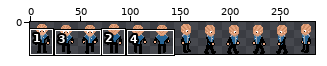
One commit to this sprite sheet: Orville/Assets/AllCharacters/Characters/Bortus.png. Above, an overview of the earlier version with the close-up marked.
Close-up. First the earlier version:
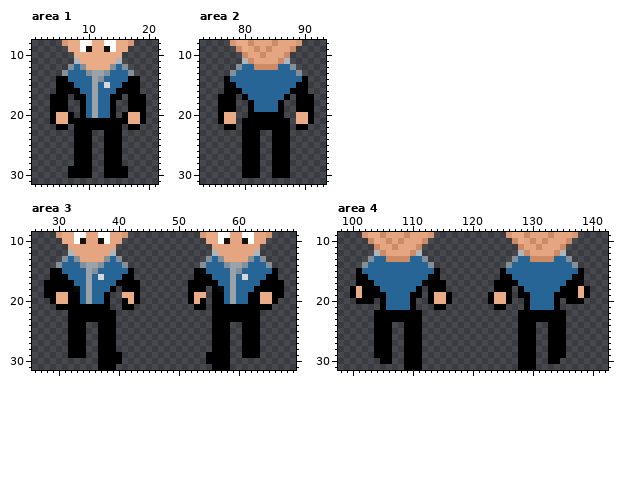
The file is 288x32 pixels. Colours within 5 levels of each other are drawn and written as one. Shown: area 1: x 1..21, y 8..31; area 2: x 73..93, y 8..31; area 3: x 26..69, y 9..31; area 4: x 98..142, y 9..31. The wide view leaves out empty margins. The commit also changed other parts of the picture, which this record leaves out.
After the commit:
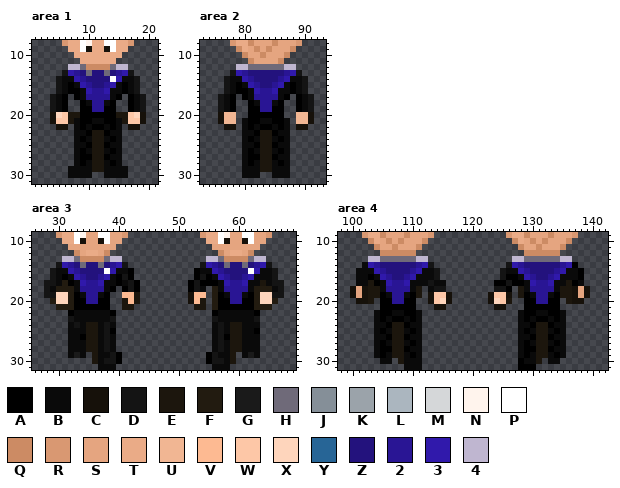
Palette (. is transparent): A #000000  B #0a0a0a  C #16110a  D #141414  E #1c160d  F #221b10  G #1a1a1a  H #6f6a79  J #858f98  K #9ba3aa  L #abb6bf  M #d5d7d9  N #fff4ed  P #ffffff  Q #cc8b64  R #d99872  S #e5a580  T #eaab87  U #f1b693  V #fdba92  W #fdc7a7  X #fed5bc  Y #276596  Z #23127d  2 #291594  3 #3019ab  4 #bfb6d0
Difference:
Area 1:
y 11: x 8 L -> .; x 15 L -> .
y 12: x 7..16 JYJTTTTJYJ -> 44HQQQQH44
y 13: x 6..17 JYYYJKKJYYYJ -> D32ZHZZHZ23D
y 14: x 5..18 AAYYYYKJYYYYAA -> DBB32ZZZZP3BBD
y 15: x 5..6 AA -> DB; x 8..15 YYYKYMYY -> B32ZZ23B; x 17..18 AA -> BD
y 16: x 5..6 AA -> DB; x 9..15 YYKYYYA -> B3223BB; x 17..18 AA -> BD
y 17: x 4..5 AA -> DB; x 9..14 AYKYYA -> B2222B; x 18..19 AA -> BD
y 18: x 4..5 AA -> DB; x 10..13 YKYY -> B22B; x 18..19 AA -> BD
y 19: x 4..5 AA -> DB; x 10..13 YKYY -> A22A; x 18..19 AA -> BD
y 20: x 4..8 ATTA. -> CXWEE; x 10..13 YKYY -> AAAA; x 15..19 .ATTA -> EEWXC
y 21: x 4..8 ATTAA -> CWWEB; x 11..12 AA -> BB; x 15..19 AATTA -> BEWWC
y 22: x 5..6 AA -> CC; x 8 A -> B; x 10 A -> B; x 13 A -> B; x 15 A -> B; x 17..18 AA -> CC
y 23: x 8..9 AA -> BB; x 11..12 .. -> EE; x 14..15 AA -> BB
y 24: x 8 A -> B; x 10..13 A..A -> BEEB; x 15 A -> B
y 25: x 8..9 AA -> BB; x 11..12 .. -> EE; x 14..15 AA -> BB
y 26: x 8 A -> B; x 10..13 A..A -> BEEB; x 15 A -> B
y 27: x 8 A -> B; x 11..12 .. -> EE; x 14..15 AA -> BB
y 28: x 8 A -> B; x 10..13 A..A -> BEEB; x 15 A -> B
y 29: x 7..16 AAAA..AAAA -> BBBBEEBBBB
y 30: x 7..10 AAAA -> BBBB; x 13..16 AAAA -> BBBB
Area 2:
y 11: x 80 L -> .; x 87 L -> .
y 12: x 79..88 JYYQQQQYYJ -> 44HHHHHH44
y 13: x 78..89 JYYYYYYYYYYJ -> D32ZZZZZZ23D
y 14: x 77..90 AYYYYYYYYYYYYA -> DBB32ZZZZ23BBD
y 15: x 77..90 AAYYYYYYYYYYAA -> DBAB32ZZ23BABD
y 16: x 77..78 AA -> DB; x 80..87 YYYYYYYY -> AB3223BB; x 89..90 AA -> BD
y 17: x 76..77 AA -> DB; x 81..86 YYYYYY -> B2222B; x 90..91 AA -> BD
y 18: x 76..77 AA -> DB; x 82..85 YYYY -> B22B; x 90..91 AA -> BD
y 19: x 76..77 AA -> DB; x 82..85 YYYY -> A22A; x 90..91 AA -> BD
y 20: x 76..78 ATT -> CUU; x 89..91 TTA -> UUC
y 21: x 76..78 ATT -> CUU; x 80 A -> B; x 83..84 AA -> BB; x 87 A -> B; x 89..91 TTA -> UUC
y 22: x 77..78 AA -> CC; x 80 A -> B; x 82 A -> B; x 85 A -> B; x 87 A -> B; x 89..90 AA -> CC
y 23: x 80..81 AA -> BB; x 83..84 .. -> EE; x 86..87 AA -> BB
y 24: x 80 A -> B; x 82..85 A..A -> BEEB; x 87 A -> B
y 25: x 80..81 AA -> BB; x 83..84 .. -> EE; x 86..87 AA -> BB
y 26: x 80 A -> B; x 82..85 A..A -> BEEB; x 87 A -> B
y 27: x 80 A -> B; x 83..84 .. -> EE; x 86..87 AA -> BB
y 28: x 80 A -> B; x 82..85 A..A -> BEEB; x 87 A -> B
y 29: x 80..87 AAA..AAA -> BBBEEBBB
y 30: x 80..82 AAA -> BBB; x 85..87 AAA -> BBB
Area 3:
y 12: x 32..33 LS -> .Q; x 35..36 SS -> TT; x 38..39 SL -> Q.; x 56..57 LS -> .Q; x 59..60 SS -> TT; x 62..63 SL -> Q.
y 13: x 31..40 JYJSSSSJYJ -> 44HQQQQH44; x 55..64 JYJSSSSJYJ -> 44HQQQQH44
y 14: x 30..41 JYYYJKKJYYYJ -> D32ZHZZHZ23D; x 54..65 JYYYJKKJYYYJ -> D32ZHZZHZ23D
y 15: x 29..41 AAYYYYKJYYYYY -> DBB32ZZZZP3BB; x 55..66 YYYYKJYYYYYA -> B32ZZZZP3BBD
y 16: x 29..30 AA -> DB; x 32..41 YYYKYMYYYA -> B32ZZ23BAD; x 54 A -> D; x 56..66 YYYKYMYYYAA -> B32ZZ23BBBD
y 17: x 28..31 AAAA -> DDBF; x 33..39 YYKYYYY -> B3223BB; x 41..42 AA -> BD; x 53 A -> D; x 57..67 YYKYYYYAAAA -> B3223BBEBDD
y 18: x 28..32 AAAAA -> DBFFF; x 34..38 YKYYY -> 2222B; x 42 A -> D; x 53..54 AA -> DB; x 56 A -> F; x 58..67 YKYYYAAAAA -> 2222BFFFBD
y 19: x 28..32 AATTA -> DDXXF; x 34..37 YKYY -> B22B; x 41..43 TTA -> VVE; x 52..54 ATT -> CVV; x 56 A -> F; x 58..61 YKYY -> B22B; x 63..67 ATTAA -> FXXDD
y 20: x 29..32 ATTA -> FXXF; x 34..37 YKYY -> A22A; x 41..43 ATA -> EVE; x 52..54 ATA -> CVE; x 56 A -> F; x 58..61 YKYY -> A22A; x 63..66 ATTA -> FXXF
y 21: x 30..32 AAA -> FFF; x 41..42 AA -> EE; x 53..54 AA -> EE; x 56 A -> F; x 63..65 AAA -> FFF
y 22: x 33..38 AAAAAA -> BBBBBB; x 57..62 AAAAAA -> BBBBBB
y 23: x 32..39 AAAAAAAA -> DBBBBBBD; x 56..63 AAAAAAAA -> DBBBBBBD
y 24: x 32..39 AAA..AAA -> BDBEEBDB; x 56..63 AAA..AAA -> BDBEEBBB
y 25: x 32..38 AAA..AA -> BBBEEBD; x 56..62 AAA..AA -> BDBEEBB
y 26: x 32..33 AA -> BB; x 35..39 ..AAA -> EEBDB; x 56..57 AA -> BD; x 59..63 ..AAA -> EEBBB
y 27..28: x 32..39 AAA..AAA -> BBBEEBDB; x 56..63 AAA..AAA -> BDBEEBBB
y 29: x 32..34 AAA -> BGB; x 36..39 .AAA -> EBBD; x 56..59 AAA. -> DBBE; x 61..63 AAA -> BGB
y 30: x 36..39 .AAA -> EBDD; x 56..59 AAA. -> DDBE
y 31: x 37..39 AAA -> BBB; x 56..58 AAA -> BBB
Area 4:
y 12: x 104 L -> .; x 106..109 SSSS -> QQQQ; x 111 L -> .; x 128 L -> .; x 130..133 SSSS -> QQQQ; x 135 L -> .
y 13: x 103..112 JYYQQQQYYJ -> 44HHHHHH44; x 127..136 JYYQQQQYYJ -> 44HHHHHH44
y 14: x 102..113 JYYYYYYYYYYJ -> B32ZZZZZZ23D; x 126..137 JYYYYYYYYYYJ -> D32ZZZZZZ23A
y 15: x 101..114 AYYYYYYYYYYYYA -> BBB32ZZZZ23BBD; x 125..137 AYYYYYYYYYYYY -> DBB32ZZZZ23BB
y 16: x 101..112 AAYYYYYYYYYY -> BBAB32ZZ23BB; x 114 A -> D; x 125 A -> D; x 127..136 YYYYYYYYYY -> AB32ZZ23BB
y 17: x 101..111 AAAYYYYYYYY -> BBEAB3223BB; x 113..115 AAA -> DBB; x 126 A -> D; x 128..136 YYYYYYYYA -> AB3223BBE
y 18: x 100..111 ATAAAYYYYYYA -> CSCEEB2222BE; x 113..115 AAA -> BDD; x 124..125 AA -> DD; x 128..139 AYYYYYYAAATA -> EB2222BEECSC
y 19: x 100..104 ATAAA -> CSCEE; x 106..109 YYYY -> B22B; x 111 A -> E; x 113..116 ATTA -> CWWC; x 123..126 ATTA -> CWWC; x 128 A -> E; x 130..133 YYYY -> B22B; x 135..139 AAATA -> EECSC
y 20: x 101..103 AAA -> CCE; x 106..109 YYYY -> A22A; x 113..116 ATTA -> CWXC; x 123..126 ATTA -> CXWE; x 130..133 YYYY -> A22A; x 136..138 AAA -> ECC
y 21: x 106..109 YYYY -> AAAA; x 114..115 AA -> CC; x 124..125 AA -> CC; x 130..133 YYYY -> AAAA
y 22: x 104 A -> B; x 107..108 AA -> BB; x 111 A -> B; x 128 A -> B; x 131..132 AA -> BB; x 135 A -> B
y 23: x 104 A -> B; x 106 A -> B; x 109 A -> B; x 111 A -> B; x 128 A -> B; x 130 A -> B; x 133 A -> B; x 135 A -> B
y 24: x 104..105 AA -> BB; x 107..108 .. -> EE; x 110..111 AA -> BB; x 128..129 AA -> BB; x 131..132 .. -> EE; x 134..135 AA -> BB
y 25: x 104 A -> B; x 106..109 A..A -> BEEB; x 111 A -> B; x 128 A -> B; x 130..133 A..A -> BEEB; x 135 A -> B
y 26: x 104..105 AA -> BB; x 107..108 .. -> EE; x 110..111 AA -> BB; x 128..129 AA -> BB; x 131..132 .. -> EE; x 134..135 AA -> BB
y 27: x 104 A -> B; x 106..109 A..A -> BEEB; x 111 A -> B; x 128 A -> B; x 130..133 A..A -> BEEB; x 135 A -> B
y 28: x 104 A -> B; x 107..108 .. -> EE; x 110..111 AA -> BB; x 128 A -> B; x 131..132 .. -> EE; x 134..135 AA -> BB
y 29: x 104 A -> B; x 106..109 A..A -> BEEB; x 111 A -> B; x 128 A -> B; x 130..133 A..A -> BEEB; x 135 A -> B
y 30: x 105..106 AA -> BB; x 108..111 .AAA -> EBBB; x 129..131 AA. -> BBE; x 133..134 AA -> BB
y 31: x 109..111 AAA -> BBB
Boxes around the changes in both close-ups, in picture pixels (x1, y1, x2, y2):
changed: (50, 58, 146, 178)
changed: (218, 58, 314, 178)
changed: (44, 250, 140, 370)
changed: (188, 250, 284, 370)
changed: (350, 250, 452, 370)
changed: (488, 250, 590, 364)
